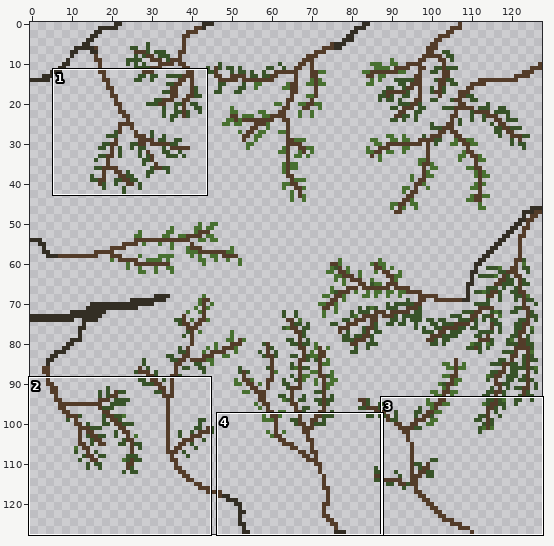
Two versions of one sprite sheet, dlight/textures/blocks/leaves_spruce.png. The picture above shows the old version from afar; the outline marks the close-up.
Close-up. As it was:
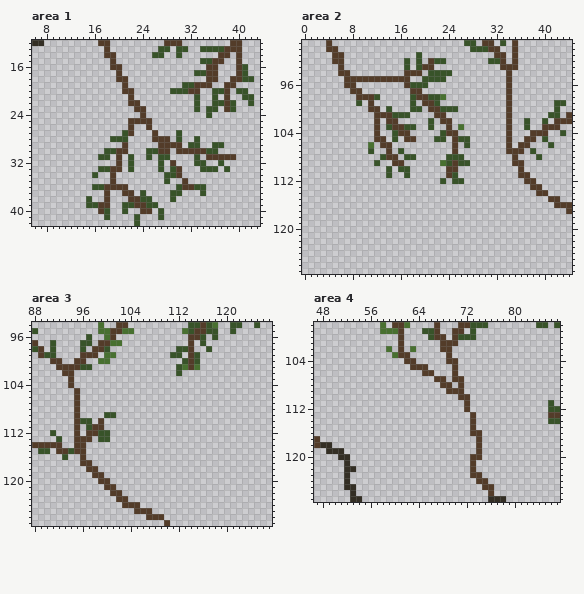
The file is 128x128 pixels. Shown: area 1: x 6..43, y 12..42; area 2: x 0..44, y 89..127; area 3: x 88..127, y 94..127; area 4: x 47..87, y 98..127. The commit also changed other parts of the picture, which this record leaves out.
Now the later version:
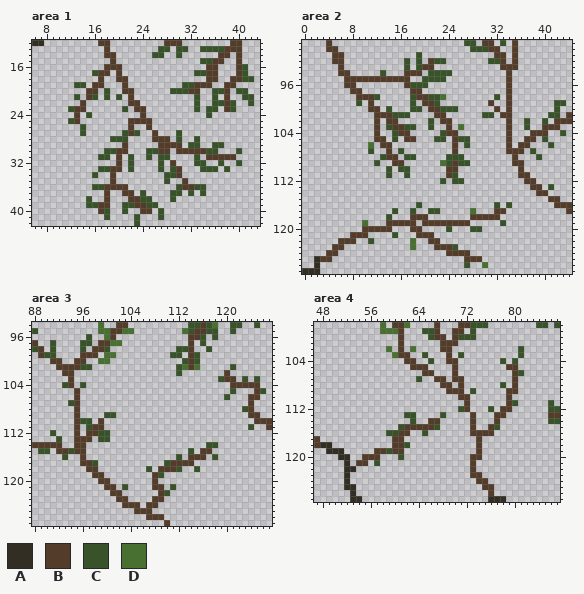
Palette (. is transparent): A #332e24  B #533c29  C #385329  D #487030
Changes in this commit:
Area 1:
y 16: x 18 . -> B
y 17: x 16..18 ... -> CBB
y 18: x 17 . -> B
y 19: x 13..14 .. -> CC; x 16..17 .. -> BB
y 20: x 15..16 .. -> BB; x 18 . -> C
y 21: x 13 . -> C; x 15..16 .. -> BC; x 18 . -> C; x 20 . -> C
y 22: x 14 . -> B
y 23: x 12..14 ... -> CBB; x 21 . -> C
y 24: x 13 . -> B; x 15 . -> C
y 25: x 12..13 .. -> CB
y 26: x 14 . -> C
y 27: x 14 . -> C; x 23 . -> C
y 30: x 40 . -> C
y 32: x 40 . -> C
y 37: x 32 . -> C
Area 2:
y 94: x 13 . -> C
y 98: x 32 . -> C
y 99: x 31 . -> B
y 100: x 32 . -> B
y 101: x 30..31 .. -> CC; x 33 . -> B
y 113: x 41 . -> C
y 116: x 19 . -> C; x 32 . -> C; x 34 . -> C
y 117: x 15 . -> C; x 18 . -> C; x 21..22 .. -> CC; x 28 . -> D; x 32..33 .. -> BB
y 118: x 14 . -> C; x 18..20 ... -> BBB; x 28..32 ..... -> BBBBB
y 119: x 10 . -> D; x 14..18 ..... -> BBBBB; x 20..27 ........ -> BBBBBBBB; x 33 . -> C
y 120: x 10..14 ..... -> BBBBB; x 18..19 .. -> BB; x 24 . -> C; x 28..29 .. -> CC
y 121: x 8..10 ... -> BBB; x 15 . -> C; x 19..21 ... -> BBB
y 122: x 6..8 ... -> BBB; x 11 . -> C; x 18 . -> D; x 21..22 .. -> BB
y 123: x 5..6 .. -> BB; x 18 . -> D; x 22..25 .... -> BBBC
y 124: x 4..5 .. -> BB; x 24..27 .... -> BBBB
y 125: x 2..4 ... -> ABB; x 27..29 ... -> BBB
y 126: x 2 . -> A; x 27 . -> C; x 30 . -> D
y 127: x 0..2 ... -> AAA
Area 3:
y 101: x 121 . -> C
y 102: x 120 . -> B
y 103: x 119..121 ... -> CBB; x 123 . -> C; x 125 . -> C
y 104: x 93 . -> C; x 96 . -> C; x 121..125 ..... -> BBBBB
y 105: x 121 . -> C; x 125..126 .. -> BC
y 106: x 120 . -> C; x 124..125 .. -> BB
y 107: x 94 . -> C; x 124 . -> B
y 108: x 123..124 .. -> CB
y 109: x 124..125 .. -> BB
y 110: x 125..127 ... -> BBB
y 111: x 124 . -> C; x 127 . -> B
y 114: x 117..118 .. -> CC
y 115: x 114 . -> C; x 116..117 .. -> BB
y 116: x 112 . -> C; x 114..116 ... -> BBB; x 118 . -> C
y 117: x 98 . -> C; x 110..114 ..... -> CBBBB
y 118: x 107 . -> C; x 109..112 .... -> BBBC; x 115 . -> C
y 119: x 108..109 .. -> BC
y 120: x 108 . -> B
y 121: x 103 . -> C; x 108..109 .. -> BB; x 111 . -> C
y 122: x 109..110 .. -> BC
y 123: x 108..109 .. -> BB
y 124: x 107..108 .. -> BB
Area 4:
y 102: x 81 . -> C
y 103: x 65 . -> C; x 71 . -> C; x 81 . -> C
y 104: x 66 . -> C; x 78 . -> C; x 80 . -> C
y 105: x 79..80 .. -> BB
y 106: x 80..81 .. -> BC
y 107: x 64 . -> C; x 80 . -> B
y 108: x 78 . -> C; x 80 . -> B
y 109: x 73 . -> C; x 79..80 .. -> BB
y 110: x 79 . -> B
y 111: x 79..80 .. -> BC
y 112: x 71 . -> C; x 76 . -> C; x 78..79 .. -> BB
y 113: x 62..63 .. -> CC; x 68 . -> C; x 77..78 .. -> BB
y 114: x 63 . -> C; x 66..67 .. -> BB; x 77 . -> B
y 115: x 61..67 ....... -> CBBBBBC; x 76..77 .. -> BC
y 116: x 59..62 .... -> CCBB; x 65 . -> C; x 75..76 .. -> BB
y 117: x 60..61 .. -> BB
y 118: x 60..62 ... -> BBC
y 119: x 57..61 ..... -> BBCBB
y 120: x 55..57 ... -> BBB; x 61 . -> C
y 121: x 54..55 .. -> BB; x 57 . -> C
